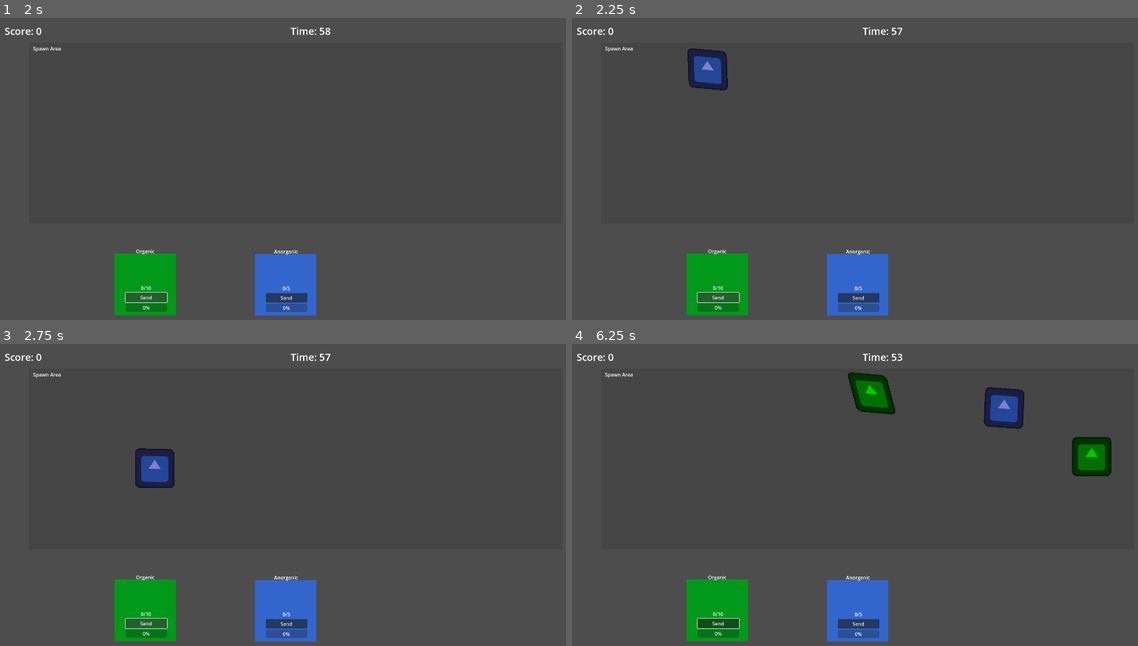
Above: before the commit, frames 1-4 (two rows, left to right).
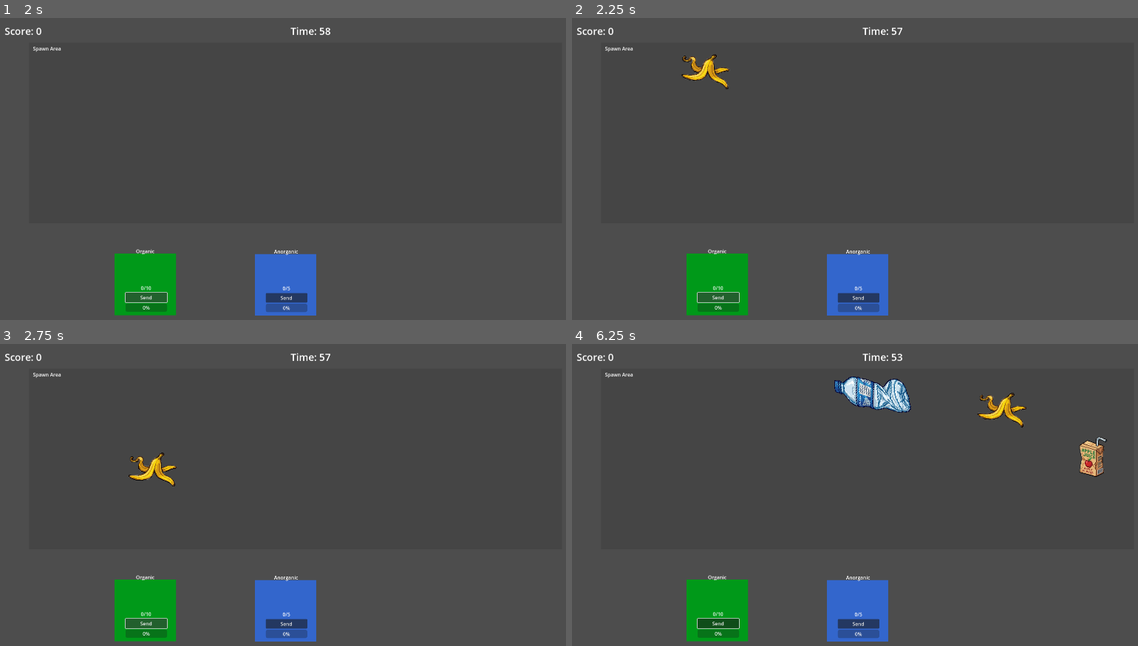
Above: after the commit, the same moments.

Repository: galih9/godot-trash
Game: Godot game, scene res://main.tscn
Same seed, same stepped clock (60 frames per second), same inputs: the game is played once before the commit and once after it. The engine's default icon, where the game draws it, is replaced by a stand-in: a white triangle on a blue panel in a dark square.
Inputs (mouse positions are in pixels of both pictures, inside the frame that each line leads up to):
- Up to frame 1 (2 s): click "Send" at 0.5 s; click "Send" at 1.25 s
- Up to frame 2 (2.25 s): click "Send" at 2 s
- Up to frame 3 (2.75 s): no input
- Up to frame 4 (6.25 s): move the mouse to (719, 609) at 2.77 s; click (719, 609) at 2.92 s; tap Enter at 3.5 s; move the mouse to (855, 609) at 3.52 s; click (855, 609) at 3.67 s; move the mouse to (724, 467) at 4.27 s; click (724, 467) at 4.42 s; move the mouse to (1092, 455) at 5.02 s; click (1092, 455) at 5.17 s; tap Space at 5.75 s; move the mouse to (1041, 558) at 5.77 s; click (1041, 558) at 5.92 s

Frame 1 is identical in both runs. In frame 2, 0.9% of the frame differs, in the area x 19-28%, y 10-24%; in frame 3, 0.9%; in frame 4, 3.2%, in the area x 46-96%, y 9-45%.

Commit message:
feat: Introduce diverse trash items with unique textures and capacities, implement weighted spawning, and adjust bin filling logic.

Diff:
--- a/main.gd
+++ b/main.gd
@@ -48,6 +48,15 @@
 var shop_item_scene = preload("res://ShopItem.tscn")
 var shop_items_nodes = []
 
+const TRASH_VARIANTS = [
+	{ "name": "Banana Peel", "type": 0, "capacity": 1, "texture_path": "res://assets/images/banana.png", "weight": 10 },
+	{ "name": "Biten Apple", "type": 0, "capacity": 1, "texture_path": "res://assets/images/apple.png", "weight": 10 },
+	{ "name": "Watermelon Rind", "type": 0, "capacity": 2, "texture_path": "res://assets/images/watermelon.png", "weight": 3 },
+	{ "name": "Empty Juicebox", "type": 1, "capacity": 1, "texture_path": "res://assets/images/juice.png", "weight": 10 },
+	{ "name": "Empty Bottle", "type": 1, "capacity": 1, "texture_path": "res://assets/images/bottle.png", "weight": 10 },
+	{ "name": "Empty Foodbox", "type": 1, "capacity": 2, "texture_path": "res://assets/images/box.png", "weight": 3 }
+]
+
 func _ready():
 	randomize()
 	Global.reset()
@@ -131,7 +140,23 @@
 
 func spawn_trash():
 	var trash = trash_scene.instantiate()
-	trash.type = randi() % 2 # 0 or 1
+
+	# Weighted Random Selection
+	var total_weight = 0
+	for variant in TRASH_VARIANTS:
+		total_weight += variant.weight
+
+	var roll = randi_range(0, total_weight - 1)
+	var selected_variant = TRASH_VARIANTS[0]
+	var current_weight = 0
+
+	for variant in TRASH_VARIANTS:
+		current_weight += variant.weight
+		if roll < current_weight:
+			selected_variant = variant
+			break
+
+	trash.setup(selected_variant)
 
 	respawn_item(trash)
 
@@ -227,16 +252,16 @@
 
 	if correct:
 		if item.type == 0: # Organic
-			if bin_organic_count < Global.max_bin_organic_capacity:
-				bin_organic_count += 1
+			if bin_organic_count + item.capacity <= Global.max_bin_organic_capacity:
+				bin_organic_count += item.capacity
 				consecutive_correct_drops += 1
 				update_bin_ui()
 				return true
 			else:
 				return false # Full
 		else: # Inorganic
-			if bin_anorganic_count < Global.max_bin_anorganic_capacity:
-				bin_anorganic_count += 1
+			if bin_anorganic_count + item.capacity <= Global.max_bin_anorganic_capacity:
+				bin_anorganic_count += item.capacity
 				consecutive_correct_drops += 1
 				update_bin_ui()
 				return true
--- a/project.godot
+++ b/project.godot
@@ -14,6 +14,7 @@
 run/main_scene="uid://c8j7q6g3d5v4y"
 config/features=PackedStringArray("4.5", "GL Compatibility")
 config/icon="res://icon.svg"
+config/tags=PackedStringArray("roguelike")
 
 [autoload]
 
--- a/trash/TrashItem.gd
+++ b/trash/TrashItem.gd
@@ -3,13 +3,22 @@
 
 # 0 = Organic, 1 = Anorganic
 var type = 0
+var capacity = 1
+var texture_path = ""
 signal clicked(item)
 
 func _ready():
-	if type == 0:
-		modulate = Color(0, 0.8, 0) # Green for Organic
-	else:
-		modulate = Color(0.5, 0.5, 0.8) # Blue-ish for Anorganic
+	# Setup Texture
+	if texture_path != "":
+		var tex = load(texture_path)
+		if tex:
+			$Sprite2D.texture = tex
+		else:
+			print("Error: Could not load texture at: ", texture_path)
+
+	# Resize
+	scale = Vector2(0.4, 0.4)
+
 
 	# Setup Sway Shader
 	var shader = load("res://trash/sway.gdshader")
@@ -17,6 +26,12 @@
 		var mat = ShaderMaterial.new()
 		mat.shader = shader
 		$Sprite2D.material = mat
+
+func setup(data):
+	type = data.type
+	capacity = data.capacity
+	texture_path = data.texture_path
+
 
 var prev_pos = Vector2.ZERO
 var velocity = Vector2.ZERO
Not shown, added: assets/fonts/Excalifont-Regular.woff2.import
Not shown, added: assets/images/apple.png.import
Not shown, added: assets/images/banana.png.import
Not shown, added: assets/images/bottle.png.import
Not shown, added: assets/images/box.png.import
Binary file added: assets/images/juice.png
Not shown, added: assets/images/juice.png.import
Not shown, added: assets/images/watermelon.png.import
